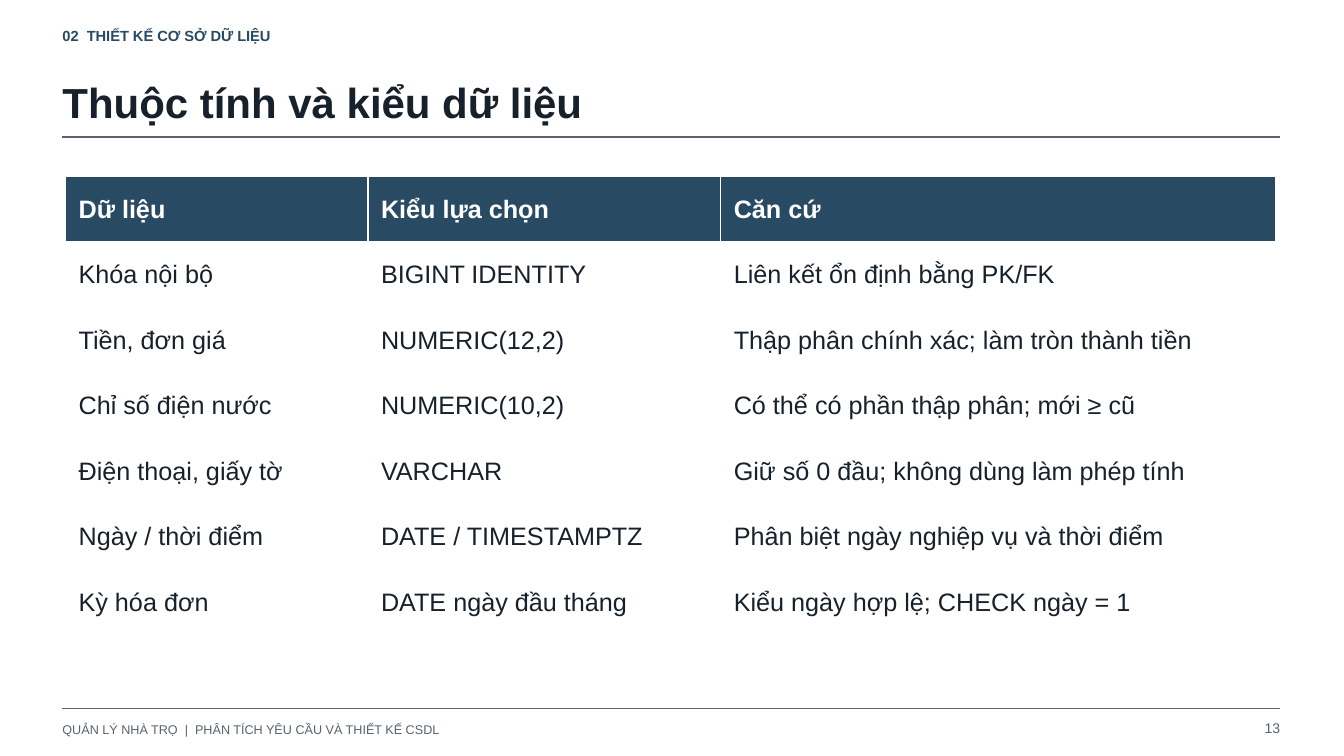
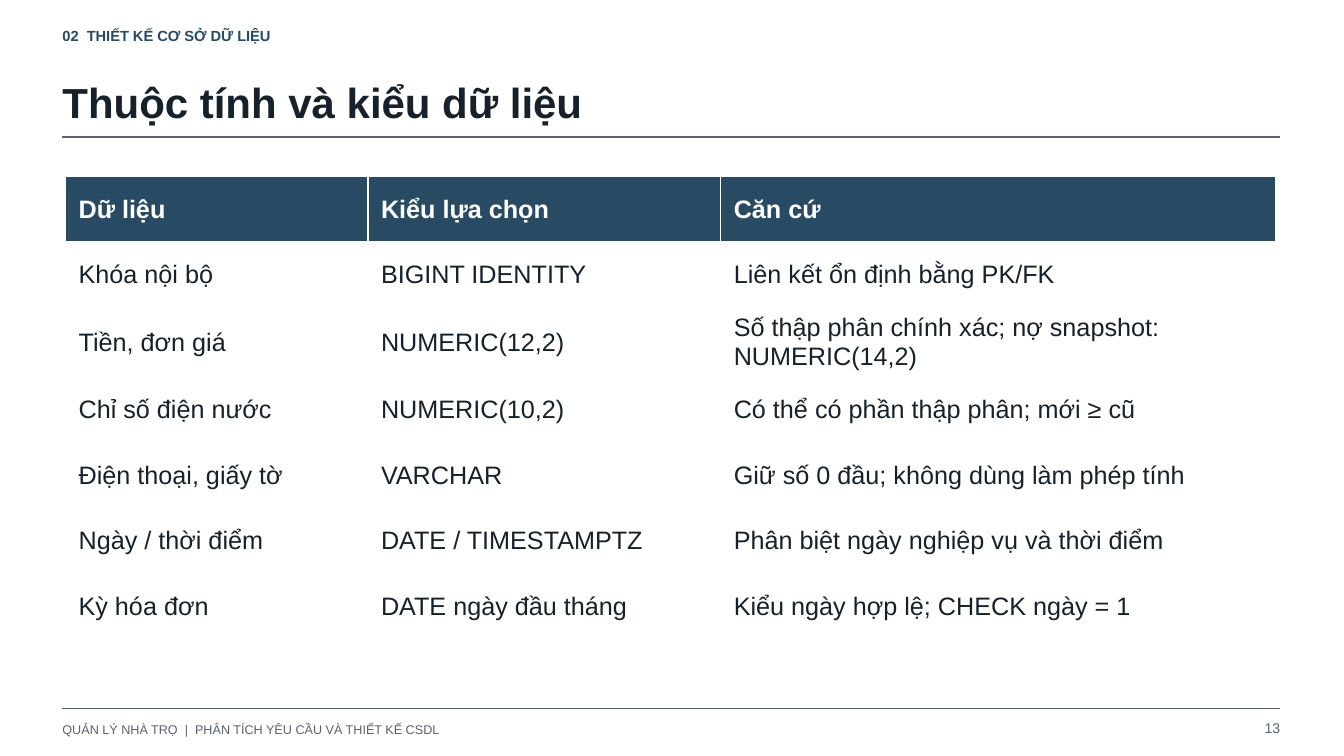
Before and after one commit to hieunofun/quanlytro, a slide deck: slide 13 of docs/thiet-ke-csdl-va-phan-tich-nghiep-vu.pptx. Drawn at 1344x756 pixels with LibreOffice and Linux fonts; fonts in the diff are those of the drawing. Boxes give left, top, right and bottom in pixels: in the first picture for what was removed or moved away, otherwise in the second. Text is boxed around its words. In the diff, an @@ line names an element or a change of style, - is before the commit and + after.

```diff
--- a/docs/thiet-ke-csdl-va-phan-tich-nghiep-vu.pptx
+++ b/docs/thiet-ke-csdl-va-phan-tich-nghiep-vu.pptx
@@ table at box(66, 176, 1275, 635) @@
-row 3, column 3: Thập phân chính xác; làm tròn thành tiền
+row 3, column 3: Số thập phân chính xác; nợ snapshot: NUMERIC(14,2)
```
Also in this commit, not shown: 17 other slides changed, 15 other files.
